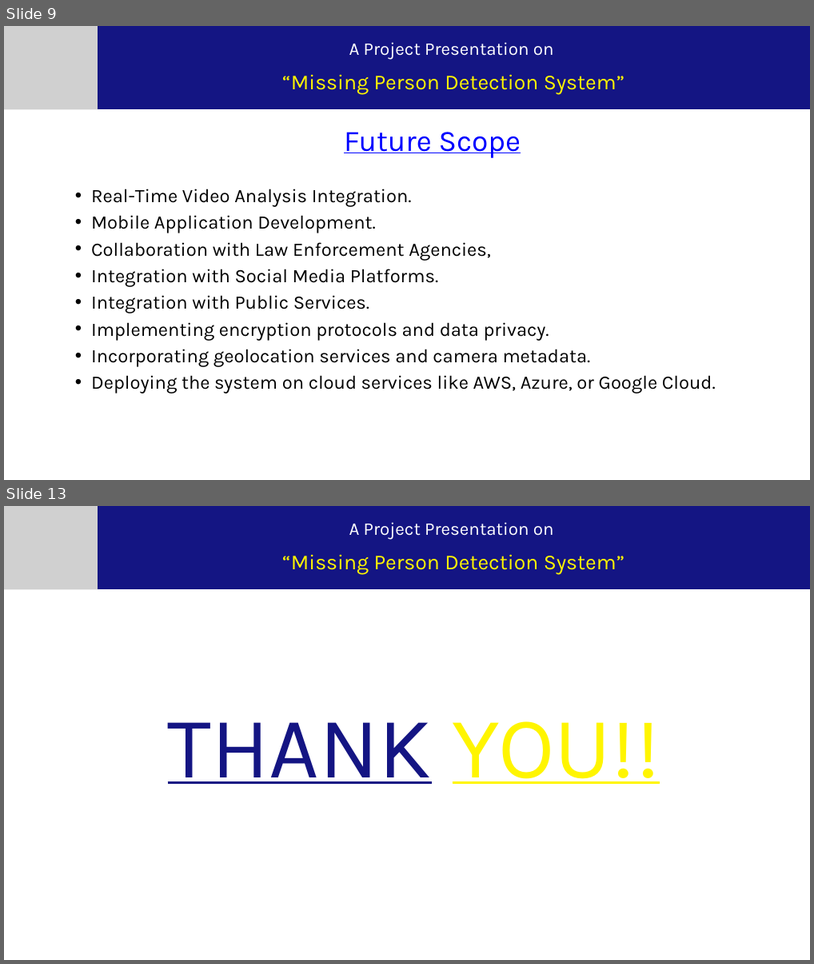
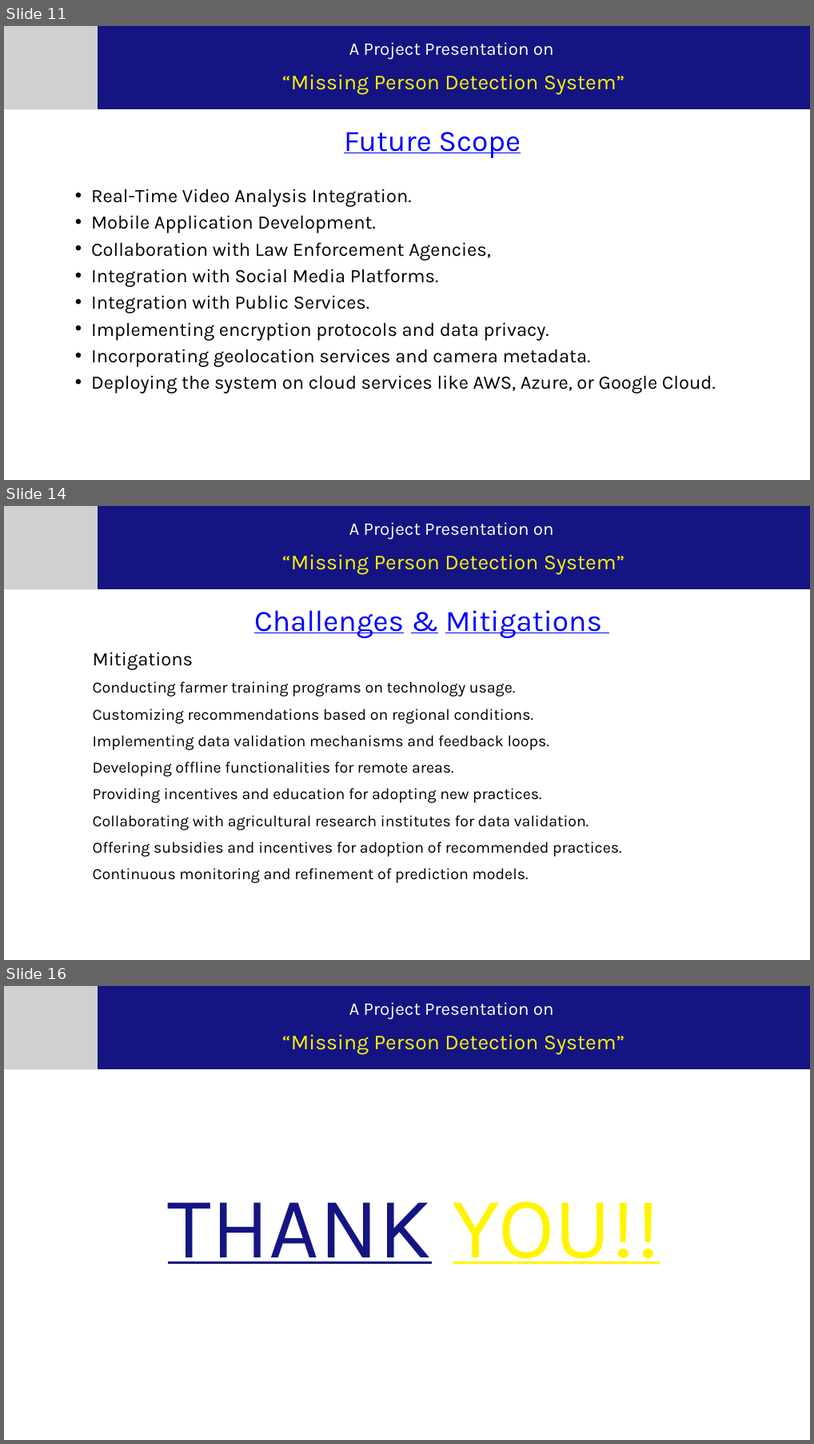
Before and after one commit to thegeek36/Missing-Person-Detection-System, a slide deck: Documentation/7th Semester Project Presentation.pptx. Shown one above the other, each under a label of ours: slides 9 and 13 before the commit, slides 11, 14 and 16 after it; the slides between them are not shown. The pictures are 814x964 and 814x1444 pixels, drawn with LibreOffice and Linux fonts; fonts in the diff are those of the drawing; grey boxes stand for pictures. Boxes give left, top, right and bottom in pixels: in the first picture for what was removed or moved away, otherwise in the second. Text is boxed around its words. In the diff, an @@ line names an element or a change of style, - is before the commit and + after.

```diff
--- a/Documentation/7th Semester Project Presentation.pptx
+++ b/Documentation/7th Semester Project Presentation.pptx
@@ slide 14 added at box(4, 506, 810, 960), background #FFFFFF @@
@@ picture added at box(4, 506, 98, 589) @@
@@ freeform shape added at box(98, 506, 810, 589), fill #141583 @@
@@ text added at box(350, 522, 554, 540), 32 pt, text #FFFFFF @@
+A Project Presentation on
@@ text added at box(282, 554, 626, 575), 38 pt, text #FFF500 @@
+“Missing Person Detection System”
@@ text added at box(254, 610, 602, 638), 53 pt, text #0003FF, underline @@
+Challenges & Mitigations
@@ text added at box(93, 652, 622, 883), 28 pt, text #000000 @@
+    Mitigations
+    Conducting farmer training programs on technology usage.
+    Customizing recommendations based on regional conditions.
+    Implementing data validation mechanisms and feedback loops.
+    Developing offline functionalities for remote areas.
+    Providing incentives and education for adopting new practices.
+    Collaborating with agricultural research institutes for data validation.
+    Offering subsidies and incentives for adoption of recommended practices.
+    Continuous monitoring and refinement of prediction models.
@@ what was slide 9 is now slide 11 @@
@@ what was slide 13 is now slide 16 @@
```
Also in this commit, not shown: 10 slides changed, 2 other slides added, 14 other files.
